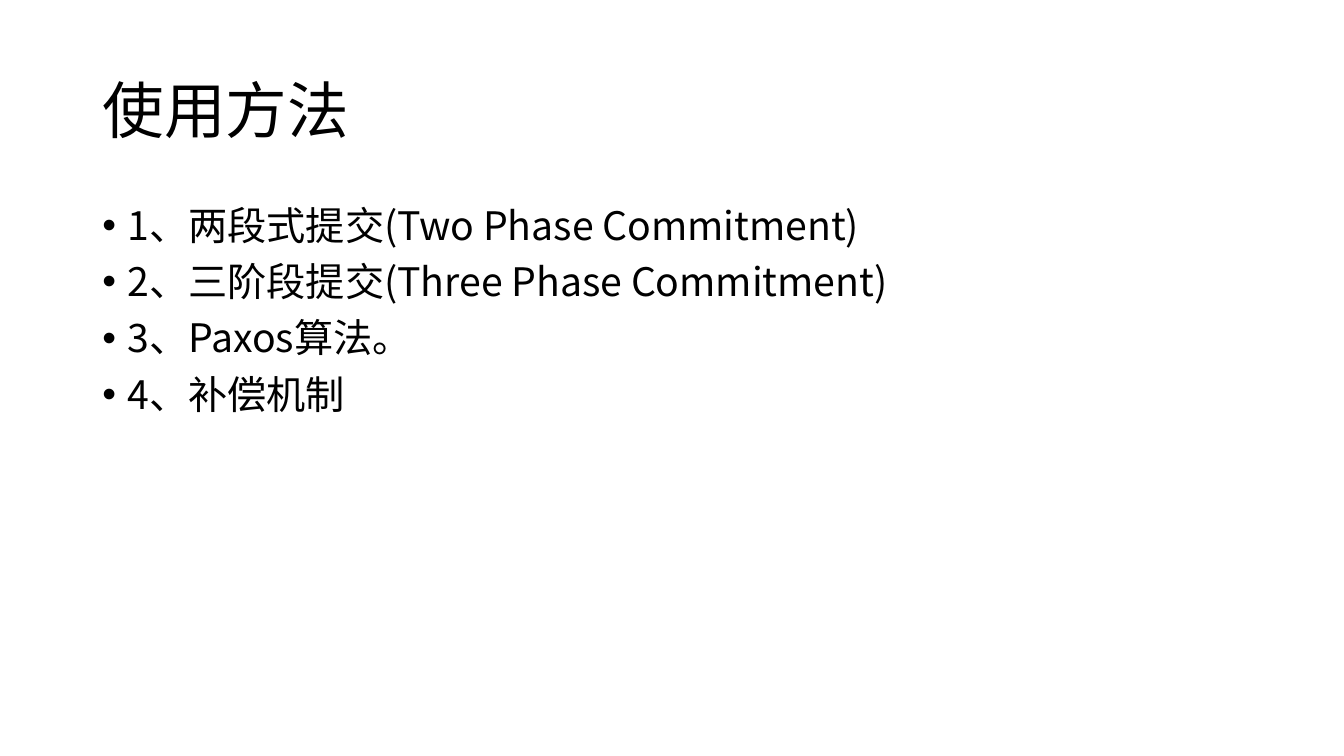
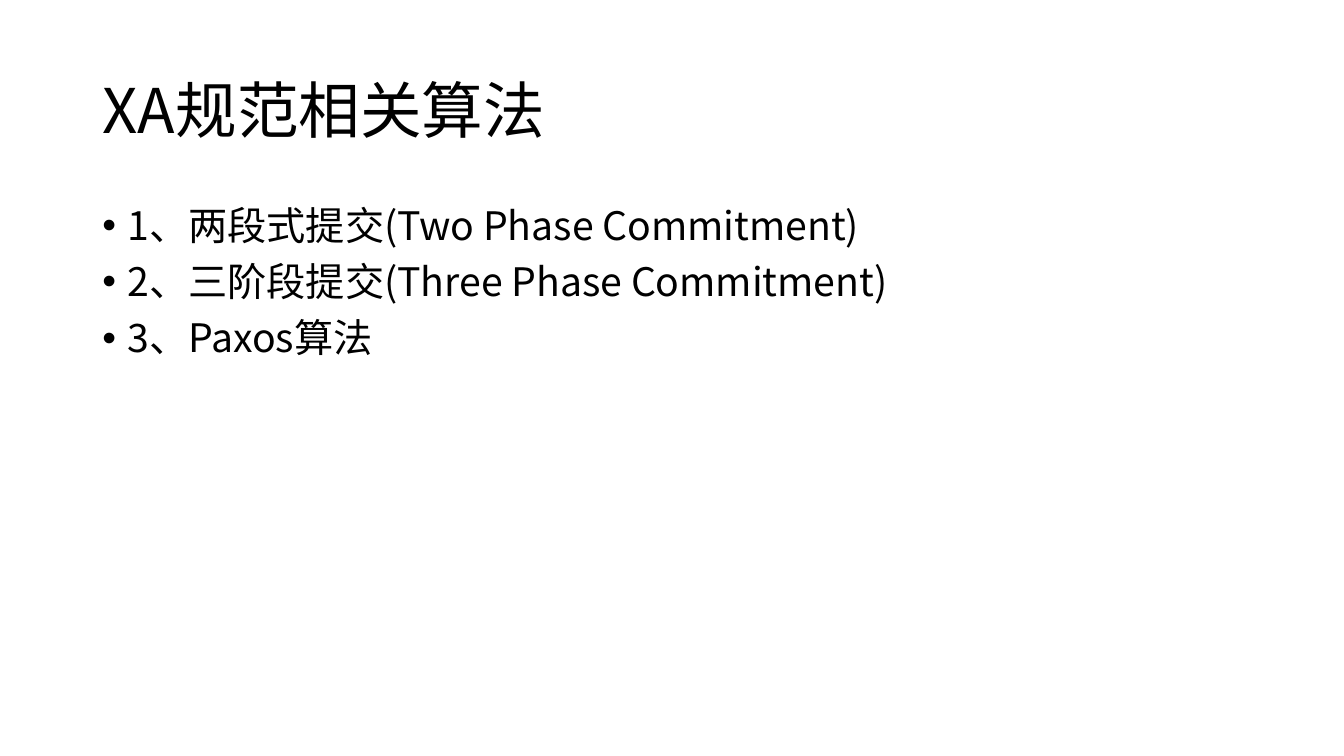
Before and after one commit to courage89/xa_presentation, a slide deck: slide 9 of 分布式事务.pptx (slide 8 before the commit). Drawn at 1344x756 pixels with LibreOffice and Linux fonts; fonts in the diff are those of the drawing. Boxes give left, top, right and bottom in pixels: in the first picture for what was removed or moved away, otherwise in the second. Text is boxed around its words. In the diff, an @@ line names an element or a change of style, - is before the commit and + after.

```diff
--- a/分布式事务.pptx
+++ b/分布式事务.pptx
@@ title at [102, 81, 545, 138]: text changed @@
-使用方法
+XA规范相关算法
@@ text at [128, 319, 373, 355]: text changed @@
-• 3、Paxos算法。
-• 4、补偿机制
+• 3、Paxos算法
```
Also in this commit, not shown: 5 other slides changed, 1 slide added, 1 slide removed.
